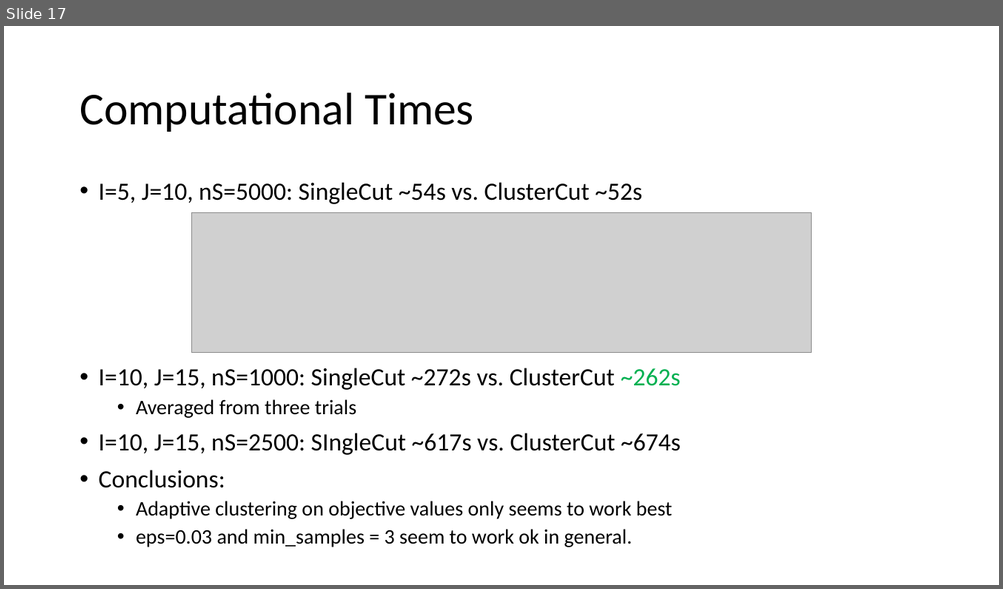
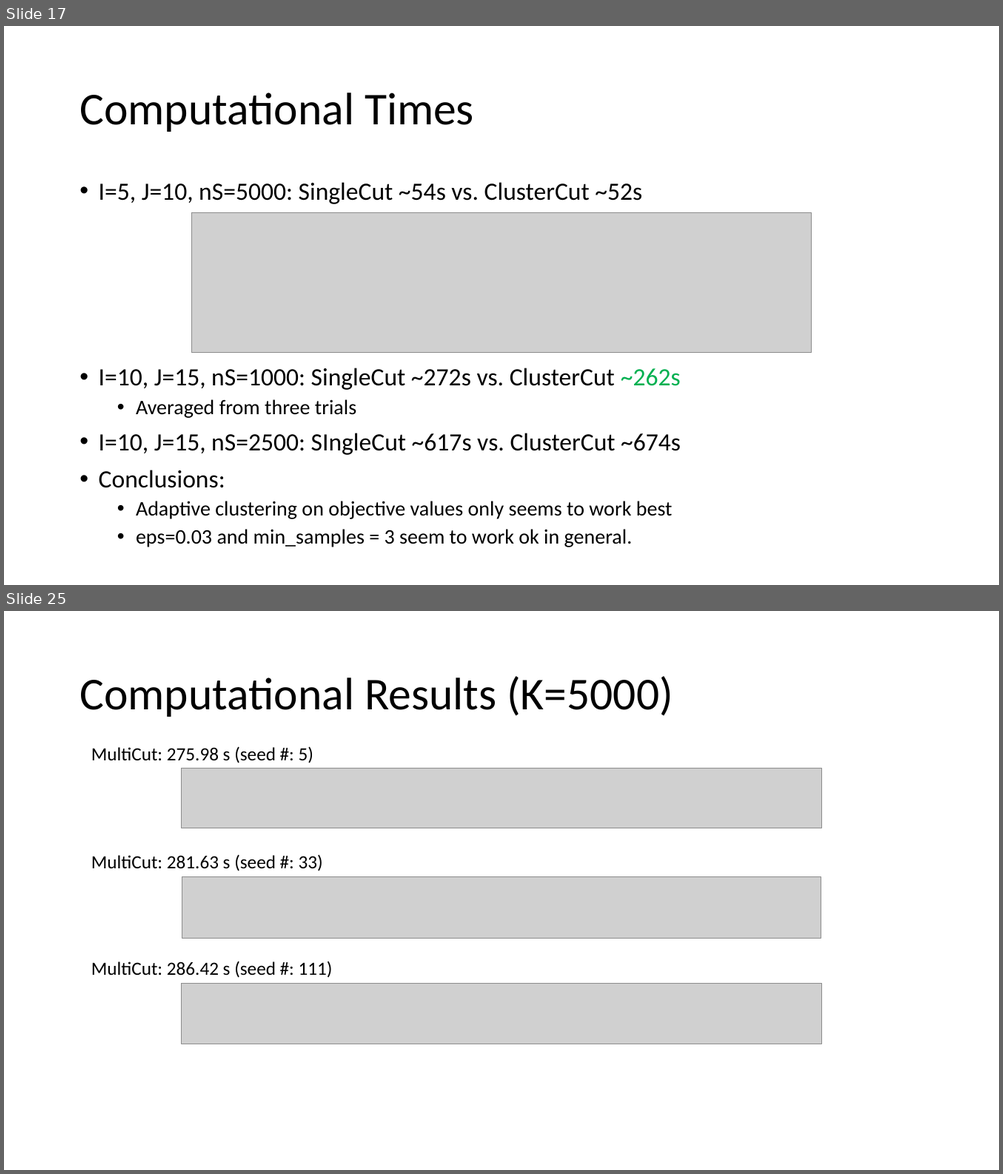
Before and after one commit to parkjan4/SPRO_project, a slide deck: preliminary_results.pptx. Shown one above the other, each under a label of ours: slide 17 before the commit, slides 17 and 25 after it; the slides between them are not shown. The pictures are 1003x589 and 1003x1174 pixels, drawn with LibreOffice and Linux fonts; fonts in the diff are those of the drawing; grey boxes stand for pictures. Boxes give left, top, right and bottom in pixels: in the first picture for what was removed or moved away, otherwise in the second. Text is boxed around its words. In the diff, an @@ line names an element or a change of style, - is before the commit and + after.

```diff
--- a/preliminary_results.pptx
+++ b/preliminary_results.pptx
@@ slide 25 added at (4,611,999,1170), background #FFFFFF @@
@@ title added at (79,676,673,717), 44 pt, text #000000 @@
+Computational Results (K=5000)
@@ text added at (91,746,313,763), 18 pt, text #000000 @@
+MultiCut: 275.98 s (seed #: 5)
@@ picture added at (181,769,821,828) @@
@@ text added at (91,854,323,871), 18 pt, text #000000 @@
+MultiCut: 281.63 s (seed #: 33)
@@ picture added at (182,877,820,938) @@
@@ text added at (91,961,333,978), 18 pt, text #000000 @@
+MultiCut: 286.42 s (seed #: 111)
@@ picture added at (181,983,821,1044) @@
```
Also in this commit, not shown: 7 other slides added, 5 other files.
